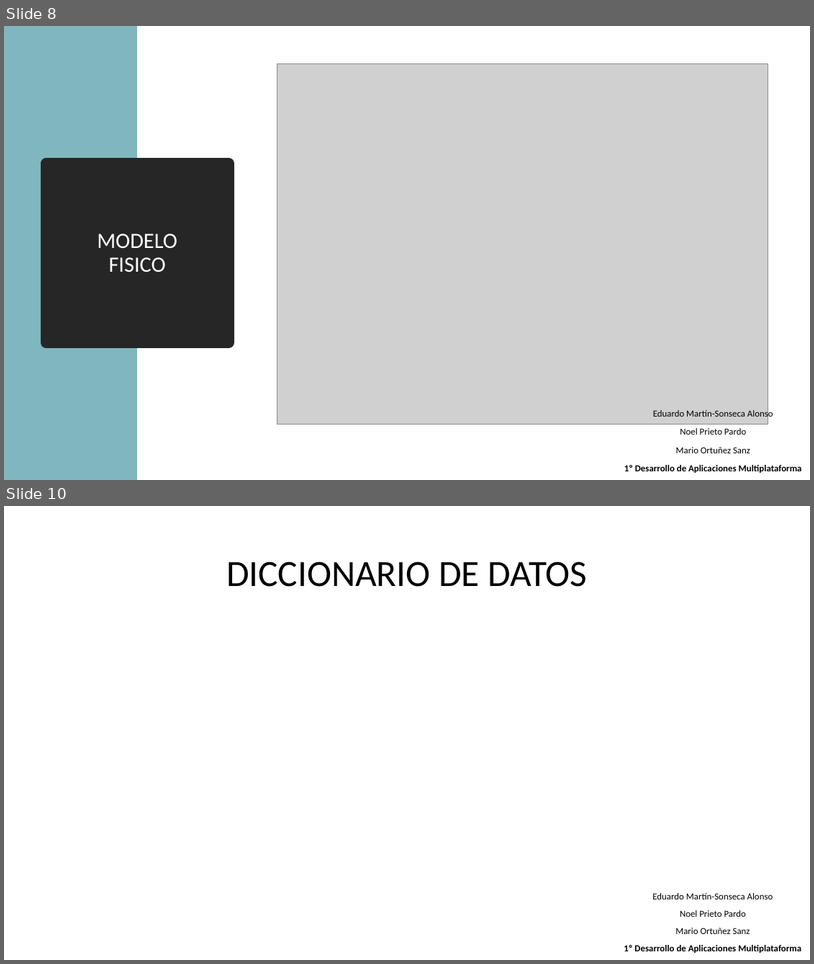
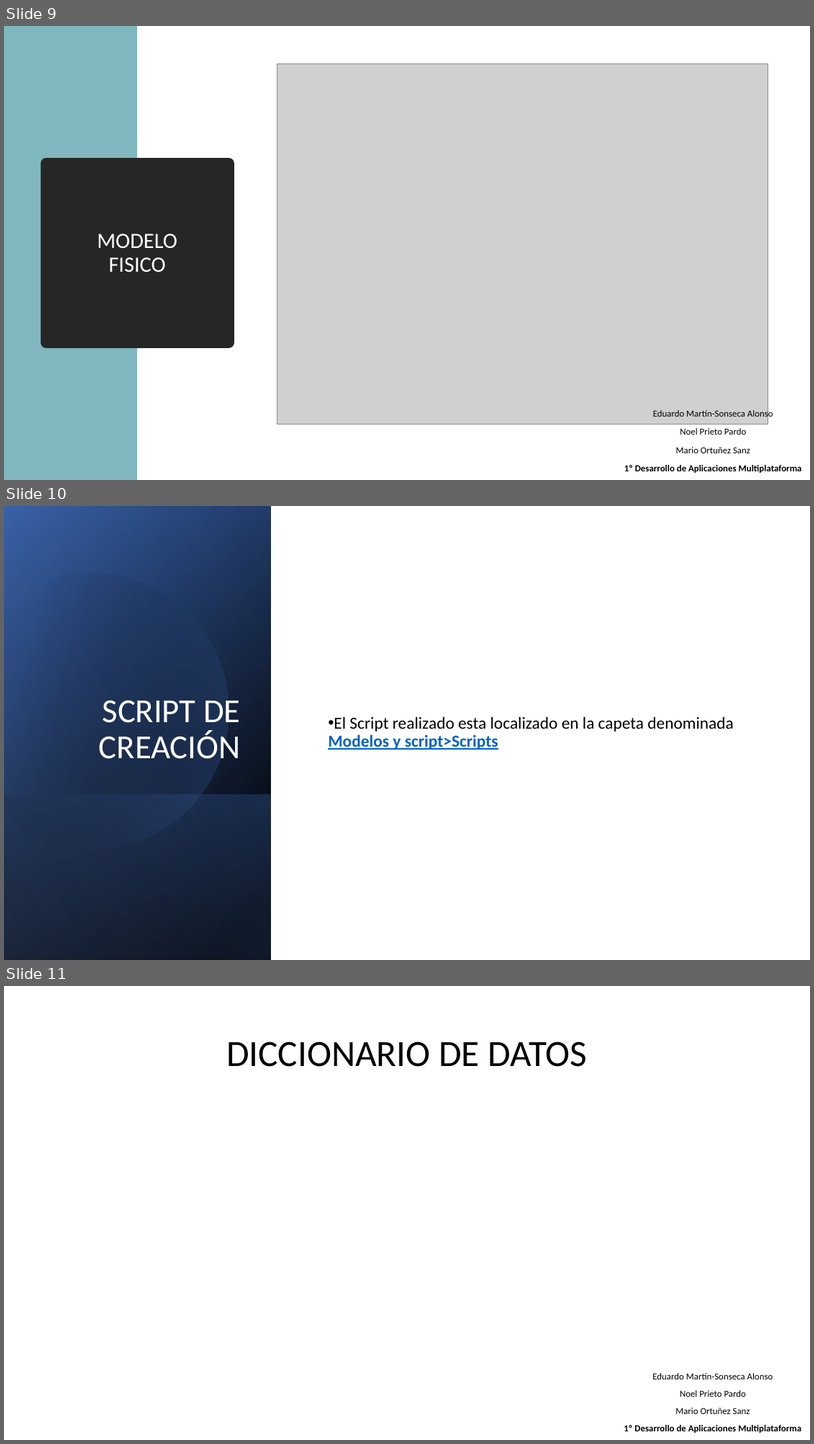
Before and after one commit to maraloeDev/Proyecto-de-Bases-de-Datos, a slide deck: Defensa proyecto intermodular.pptx. Shown one above the other, each under a label of ours: slides 8 and 10 before the commit, slides 9, 10 and 11 after it; the slides between them are not shown. The pictures are 814x964 and 814x1444 pixels, drawn with LibreOffice and Linux fonts; fonts in the diff are those of the drawing; grey boxes stand for pictures. Boxes give left, top, right and bottom in pixels: in the first picture for what was removed or moved away, otherwise in the second. Text is boxed around its words. In the diff, an @@ line names an element or a change of style, - is before the commit and + after.

```diff
--- a/Defensa proyecto intermodular.pptx
+++ b/Defensa proyecto intermodular.pptx
@@ slide 10 added at box(4, 506, 810, 960), background #FFFFFF @@
@@ rectangle added at box(4, 506, 810, 960), fill #FFFFFF @@
@@ rectangle added at box(4, 506, 271, 960), fill gradient #000000 to #2F5597 @@
@@ rectangle added at box(4, 507, 271, 960), fill gradient #000000 to #4472C4 @@
@@ rectangle added at box(4, 506, 271, 959), fill gradient #000000 to #8FAADC @@
@@ freeform shape added at box(4, 540, 262, 877), fill gradient #000000 to #4472C4 @@
@@ title added at box(99, 700, 240, 759), 40 pt, text #FFFFFF @@
+SCRIPT DE CREACIÓN
@@ text added at box(328, 716, 733, 749), 20 pt, text #000000 @@
+• El Script realizado esta localizado en la capeta denominada Modelos y script>Scripts
@@ rectangle added at box(4, 794, 271, 960), fill gradient #4472C4 to #000000 @@
@@ what was slide 8 is now slide 9 @@
@@ what was slide 10 is now slide 11 @@
```
Also in this commit, not shown: 5 slides changed, 1 other file.
